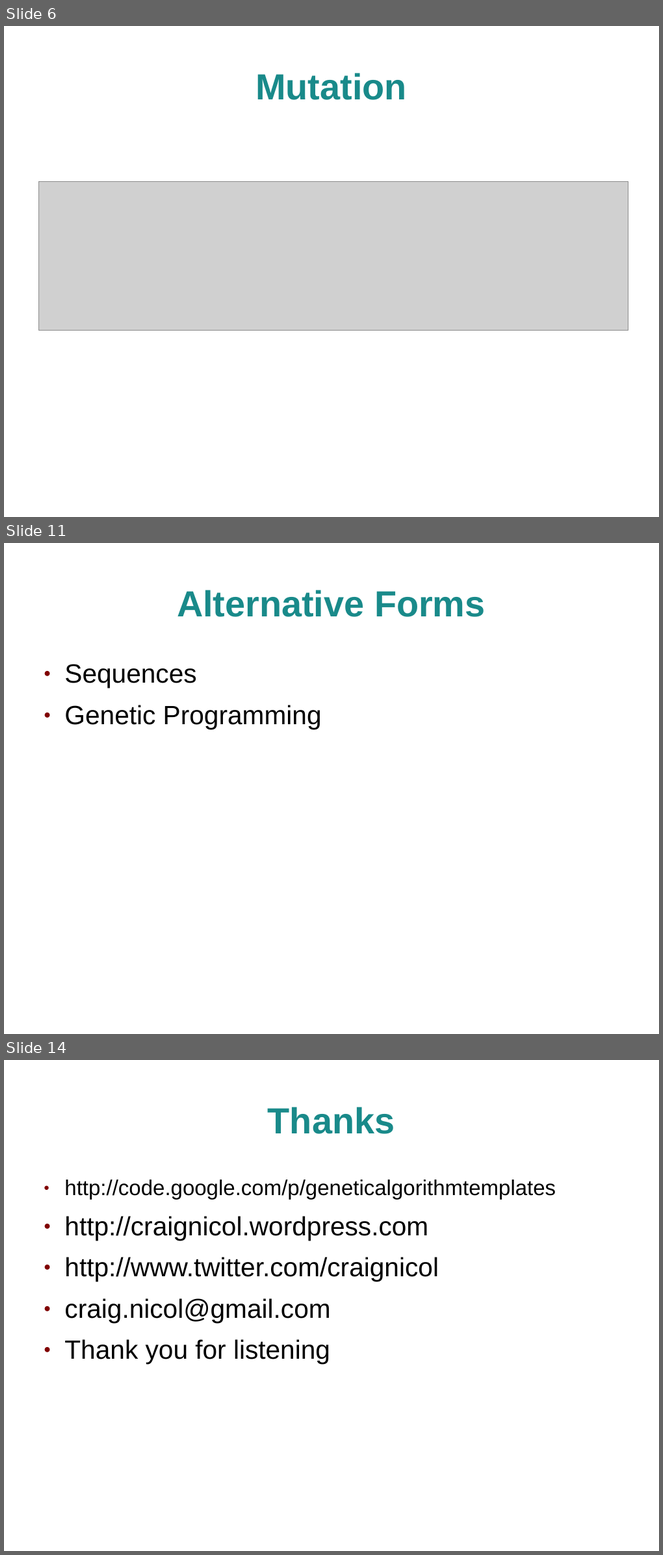
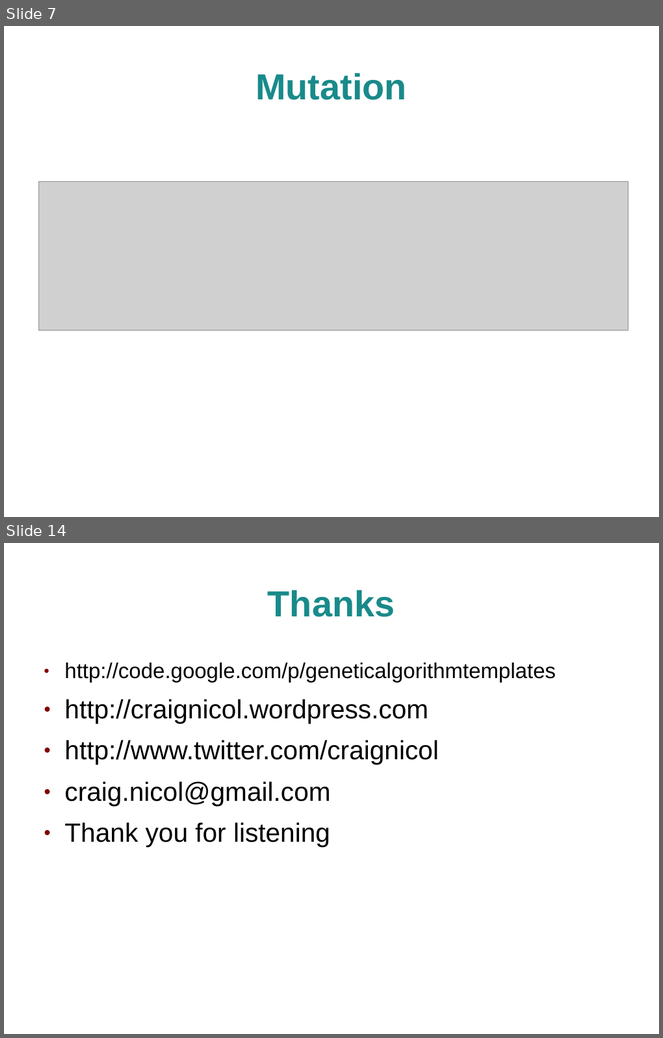
Before and after one commit to craignicol/geneticalgorithmtemplates, a slide deck: talks-and-presentations/techmeetup-glasgow-20090701/GeneticAlgorithms.ppt. Shown one above the other, each under a label of ours: slides 6, 11 and 14 before the commit, slides 7 and 14 after it; the slides between them are not shown. The pictures are 663x1555 and 663x1038 pixels, drawn with LibreOffice and Linux fonts; fonts in the diff are those of the drawing; grey boxes stand for pictures; background and template pictures are left out. Boxes give left, top, right and bottom in pixels: in the first picture for what was removed or moved away, otherwise in the second. Text is boxed around its words. In the diff, an @@ line names an element or a change of style, - is before the commit and + after.

```diff
--- a/talks-and-presentations/techmeetup-glasgow-20090701/GeneticAlgorithms.ppt
+++ b/talks-and-presentations/techmeetup-glasgow-20090701/GeneticAlgorithms.ppt
@@ slide 11 removed at bbox=[4, 543, 659, 1034], background picture (left out) @@
@@ title removed at bbox=[177, 590, 486, 617] @@
-Alternative Forms
@@ text removed at bbox=[64, 664, 322, 730] @@
-● Sequences
-● Genetic Programming
@@ what was slide 6 is now slide 7 @@
```
Also in this commit, not shown: 7 slides changed, 2 slides added, 1 other slide removed, 1 other file.
